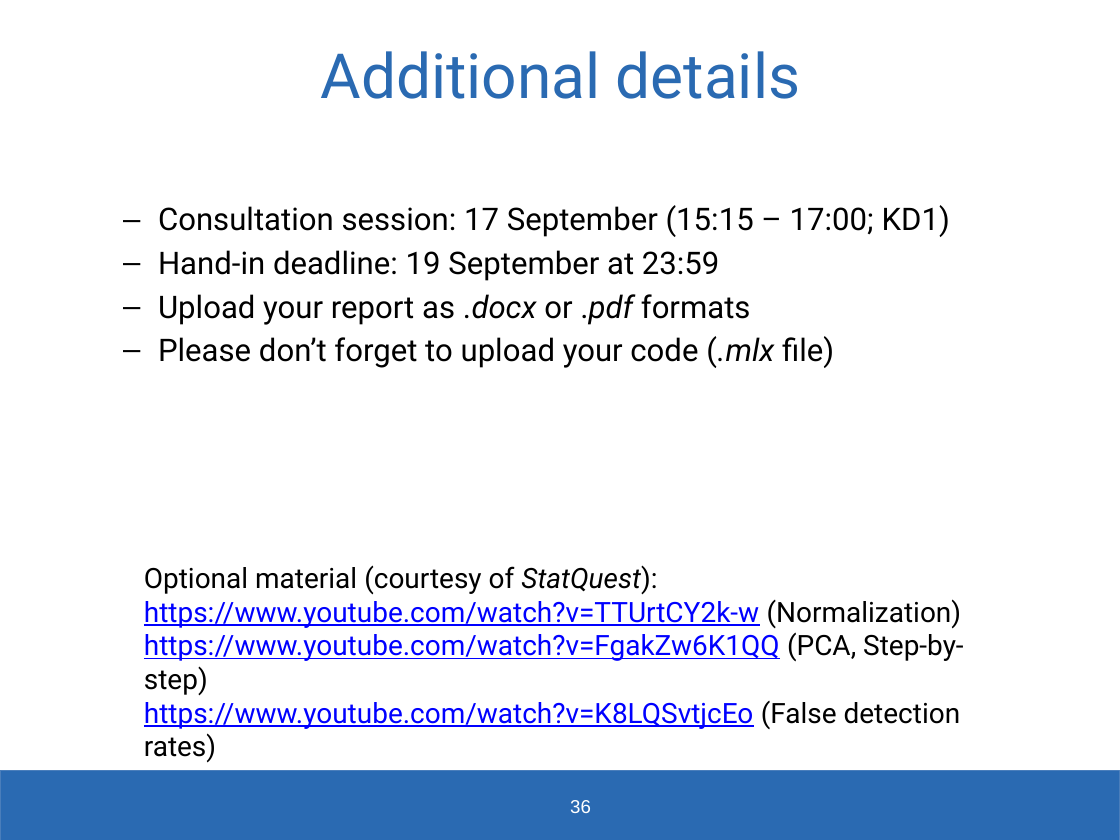
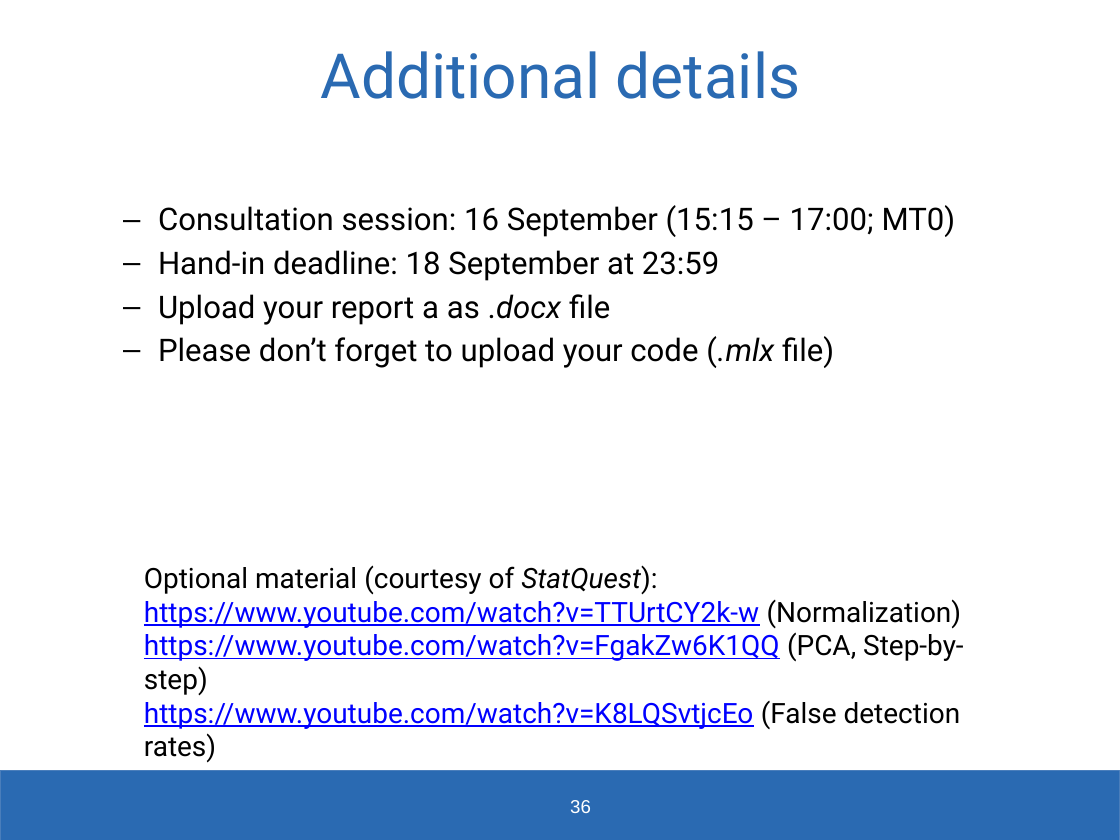
Before and after one commit to SysBioChalmers/KMG060-Systems-Biology-course, a slide deck: slide 36 of Exercise1_RNAseq_Analysis/KMG060-Exercise1.pptx. Drawn at 1120x840 pixels with LibreOffice and Linux fonts; fonts in the diff are those of the drawing; background and template pictures are left out. Boxes give left, top, right and bottom in pixels: in the first picture for what was removed or moved away, otherwise in the second. Text is boxed around its words. In the diff, an @@ line names an element or a change of style, - is before the commit and + after.

Commit message:
Update KMG060-Exercise1.pptx
Updated slide details for 2022 session

```diff
--- a/Exercise1_RNAseq_Analysis/KMG060-Exercise1.pptx
+++ b/Exercise1_RNAseq_Analysis/KMG060-Exercise1.pptx
@@ text at (158, 205, 956, 325): text changed @@
-  – Consultation session: 17 September (15:15 – 17:00; KD1)
-  – Hand-in deadline: 19 September at 23:59
-  – Upload your report as .docx or .pdf formats
+  – Consultation session: 16 September (15:15 – 17:00; MT0)
+  – Hand-in deadline: 18 September at 23:59
+  – Upload your report a as .docx file
```
Also in this commit, not shown: 1 other slide changed.
